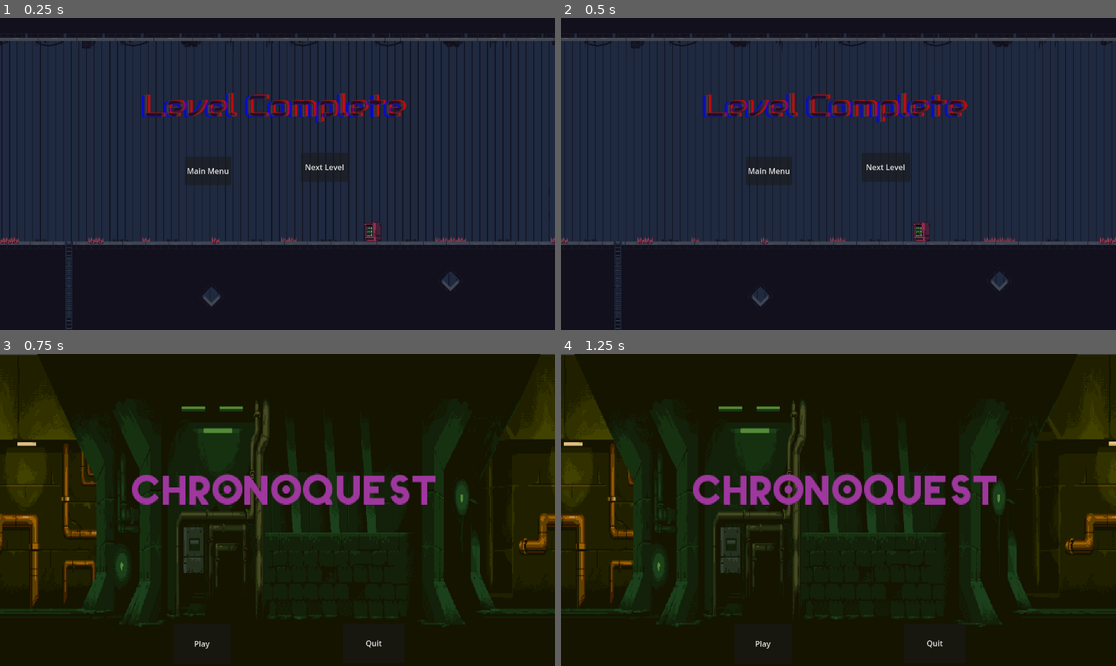
Above: before the commit, frames 1-4 (two rows, left to right).
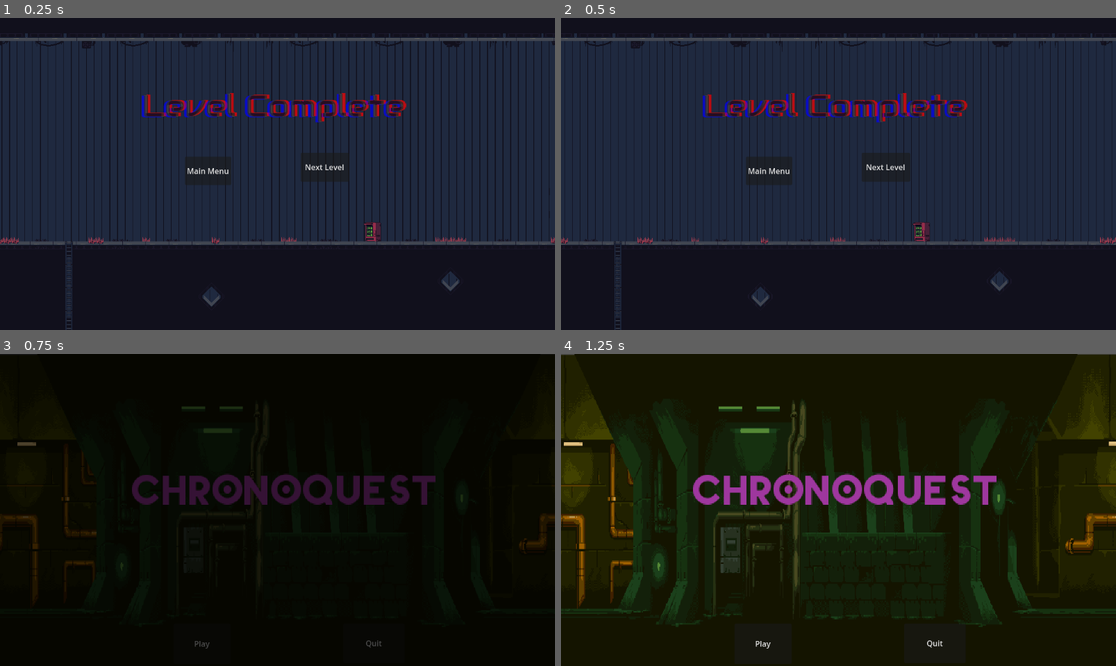
Above: after the commit, the same moments.

Repository: NickYoungren/ChronoQuest
Game: Godot game, scene res://scenes/level_complete.tscn
Two runs of this game, one before a commit and one after it. Both use one fixed random seed, a clock stepped at 60 frames per second and the inputs below. This scene is started directly instead of the project's main scene.
Inputs:
- Up to frame 1 (0.25 s): no input
- Up to frame 2 (0.5 s): no input
- Up to frame 3 (0.75 s): click "Main Menu" at 0.5 s
- Up to frame 4 (1.25 s): no input

Frames 1-2 are identical in both runs. In frame 3, 19% of the frame differs, in the area x 0-100%, y 0-95%; in frame 4, nothing differs.

Commit message:
New scene transition effect fade

Diff:
--- /dev/null
+++ b/CanvasLayer.gd
@@ -0,0 +1,7 @@
+extends CanvasLayer
+
+func change_scene(target: String) -> void:
+	$AnimationPlayer.play("dissolve")
+	await($AnimationPlayer)
+	get_tree().change_scene_to_file(target)
+	$AnimationPlayer.play_backwards('dissolve')
--- a/Player/Player.gd
+++ b/Player/Player.gd
@@ -111,7 +111,7 @@
 	move_and_slide()
 	if Game.playerHP <= 0:
 		queue_free()
-		get_tree().change_scene_to_file("res://scenes/Game.tscn")
+		ChangeScene.change_scene("res://scenes/Game.tscn")
 
 #currently the respawn button is Q
 func handleRespawn():
@@ -119,7 +119,7 @@
 
 func reset_level():
 	queue_free()
-	get_tree().change_scene_to_file("res://scenes/Game.tscn")
+	ChangeScene.change_scene("res://scenes/Game.tscn")
 
 func _on_trap_body_entered(body):
 	if body.name == "Player":
@@ -129,7 +129,7 @@
 func _on_win_body_entered(body):
 	if body.name == "Player":
 		victory.emit()
-		get_tree().change_scene_to_file("res://scenes/level_complete.tscn")
+		ChangeScene.change_scene("res://scenes/level_complete.tscn")
 
 
 
--- a/project.godot
+++ b/project.godot
@@ -19,6 +19,7 @@
 
 Game="*res://Global/Game.gd"
 Utils="*res://Global/Utils.gd"
+ChangeScene="*res://scenes/change_scene.tscn"
 
 [dotnet]
 
--- /dev/null
+++ b/scenes/change_scene.tscn
@@ -0,0 +1,57 @@
+[gd_scene load_steps=5 format=3 uid="uid://mhgdp3j3hpvf"]
+
+[ext_resource type="Script" path="res://CanvasLayer.gd" id="1_745yc"]
+
+[sub_resource type="Animation" id="Animation_pisby"]
+resource_name = "RESET"
+length = 0.01
+tracks/0/type = "value"
+tracks/0/imported = false
+tracks/0/enabled = true
+tracks/0/path = NodePath(".:modulate")
+tracks/0/interp = 1
+tracks/0/loop_wrap = true
+tracks/0/keys = {
+"times": PackedFloat32Array(0),
+"transitions": PackedFloat32Array(1),
+"update": 0,
+"values": [Color(1, 1, 1, 0)]
+}
+
+[sub_resource type="Animation" id="Animation_xmqsl"]
+resource_name = "dissolve"
+length = 0.5
+tracks/0/type = "value"
+tracks/0/imported = false
+tracks/0/enabled = true
+tracks/0/path = NodePath(".:modulate")
+tracks/0/interp = 1
+tracks/0/loop_wrap = true
+tracks/0/keys = {
+"times": PackedFloat32Array(0, 0.5),
+"transitions": PackedFloat32Array(1, 1),
+"update": 0,
+"values": [Color(1, 1, 1, 0), Color(1, 1, 1, 1)]
+}
+
+[sub_resource type="AnimationLibrary" id="AnimationLibrary_5ru5i"]
+_data = {
+"RESET": SubResource("Animation_pisby"),
+"dissolve": SubResource("Animation_xmqsl")
+}
+
+[node name="CanvasLayer" type="CanvasLayer"]
+script = ExtResource("1_745yc")
+
+[node name="dissolve" type="ColorRect" parent="."]
+modulate = Color(1, 1, 1, 0)
+offset_right = 1194.0
+offset_bottom = 682.0
+mouse_filter = 2
+color = Color(0, 0, 0, 1)
+
+[node name="AnimationPlayer" type="AnimationPlayer" parent="."]
+root_node = NodePath("../dissolve")
+libraries = {
+"": SubResource("AnimationLibrary_5ru5i")
+}
--- a/scenes/level_complete.gd
+++ b/scenes/level_complete.gd
@@ -12,8 +12,8 @@
 
 
 func _on_next_pressed():
-	get_tree().change_scene_to_file("res://scenes/Room.tscn")
+	ChangeScene.change_scene("res://scenes/Room.tscn")
 
 
 func _on_back_pressed():
-	get_tree().change_scene_to_file("res://scenes/Game.tscn")
+	ChangeScene.change_scene("res://scenes/Game.tscn")
--- a/scripts/Main.gd
+++ b/scripts/Main.gd
@@ -9,4 +9,4 @@
 
 
 func _on_play_pressed():
-	get_tree().change_scene_to_file("res://scenes/world.tscn")
+	ChangeScene.change_scene("res://scenes/world.tscn")
Not shown, changed: savegame.bin
